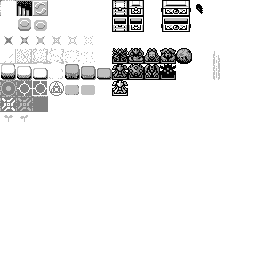
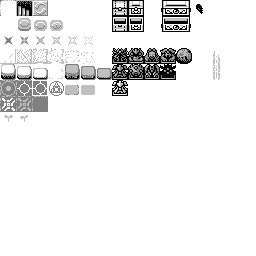
The second 256x256 image is a revision of the first. Changes to its layers:
painted on "Spritesheet" over [50, 20, 63, 31]